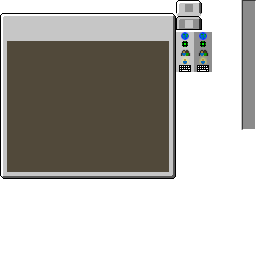
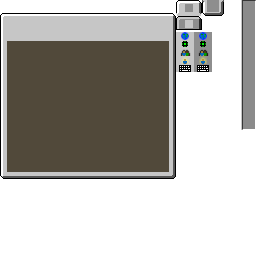
Layer changes from the first 256×256 image to the second:
painted on "Pasted Layer" over [202, 0, 224, 16]
